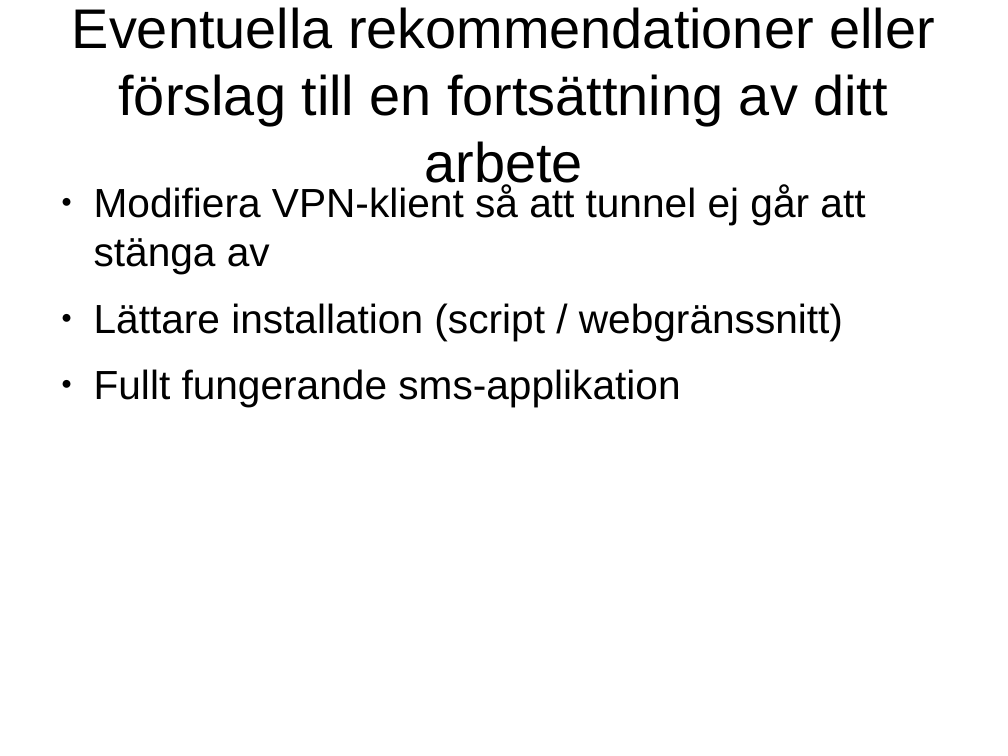
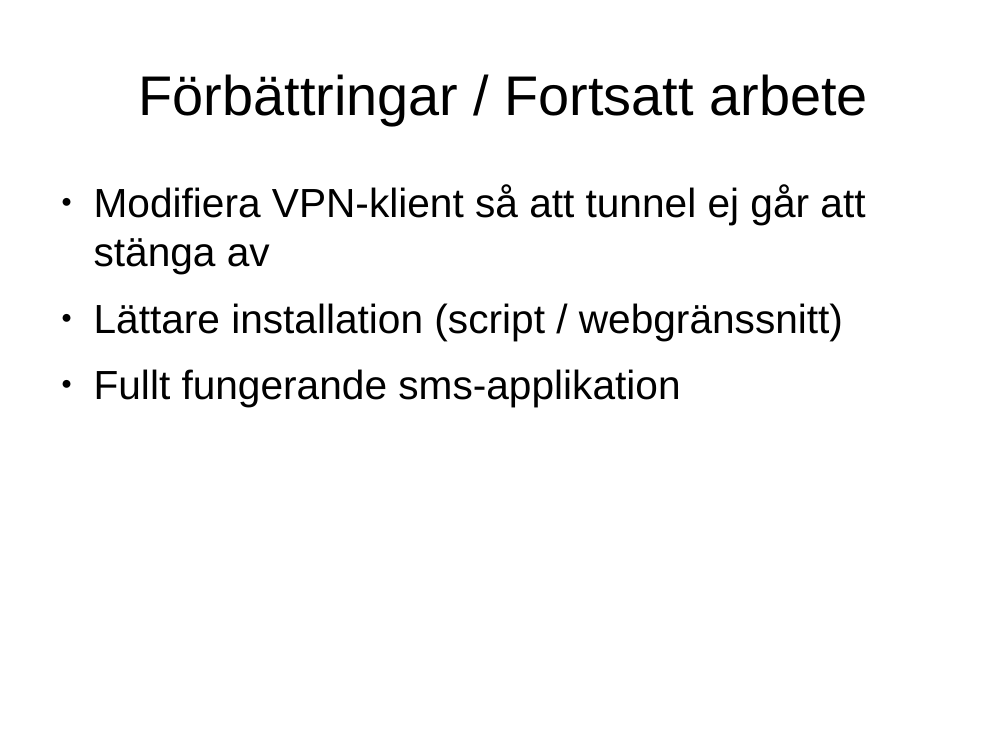
Before and after one commit to obidobanobi/documents, a slide deck: slide 6 of ParanoidPresentation.odp. Drawn at 1008x756 pixels with LibreOffice and Linux fonts; fonts in the diff are those of the drawing. Boxes give left, top, right and bottom in pixels: in the first picture for what was removed or moved away, otherwise in the second. Text is boxed around its words. In the diff, an @@ line names an element or a change of style, - is before the commit and + after.

```diff
--- a/ParanoidPresentation.odp
+++ b/ParanoidPresentation.odp
@@ title at [139, 74, 867, 125]: text changed @@
-Eventuella rekommendationer eller förslag till en fortsättning av ditt arbete
+Förbättringar / Fortsatt arbete
```
Also in this commit, not shown: 4 other slides changed.
